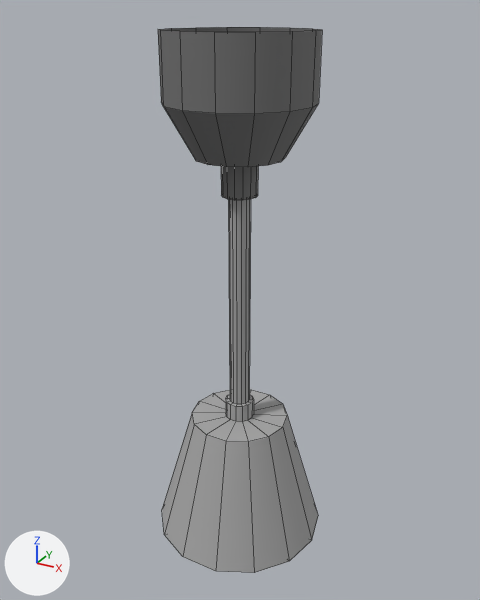
What one commit did to the FBX model 3D/Props/Lumières/Lampe_Plafond.fbx.
Camera for both pictures: a 50 mm camera at (0.493, -0.896, 0.041) aimed at (-0.002, 0.006, -0.409). The lights are fixed; the arrows at lower left show +X, +Y and +Z. Mesh edges are drawn as thin lines. Where no turn or scale is listed for an object, it has been applied to the vertices.

Names of what the first picture shows: 'Lampe_Plafond'.
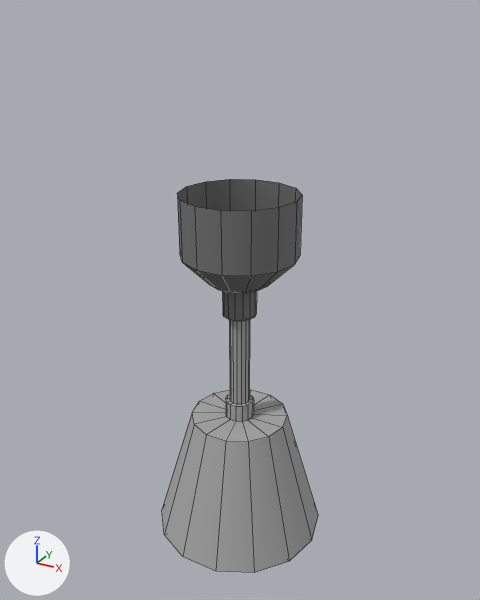
The newer file is also turned or shifted as a whole; pictures and numbers use the older file's frame.

Pixel boxes [x1, y1, x2, y2] of what changed, in the pictures (480 x 600 px; the box of a moved part takes in the faces that stretch with it):
'Lampe_Plafond', reshaped (28% shorter): before [158, 27, 322, 573]; after [162, 179, 318, 573]
part 1 of me_mesh, moved or reshaped: before [158, 27, 322, 379]; after [177, 179, 302, 379]

Patch to the scene script:
```diff
--- a/3D/Props/Lumières/Lampe_Plafond.fbx.py
+++ b/3D/Props/Lumières/Lampe_Plafond.fbx.py
@@ me_mesh @@
 # used by ob_lampe_plafond; location = (0.0, 0.0, 0.0)
-me_mesh.from_pydata(...)  # 214 vertices, 206 faces; spans x -0.152..0.152, y -0.149..0.149, z -0.859..0.013
+me_mesh.from_pydata(...)  # 214 vertices, 206 faces; spans x -0.152..0.152, y -0.149..0.149, z -0.859..-0.225
+# me_mesh part 1: 84 of 214 vertices moved; they spanned x -0.117..0.117, y -0.114..0.114, z -0.228..0.013 and now span x -0.098..0.098, y -0.096..0.096, z -0.433..-0.225; mean shift (0.0, 0.0, -0.216); largest move (-0.073, 0.091, -0.087) -> (-0.061, 0.077, -0.326)
 me_mesh.materials.append(mat_mat4)
```
